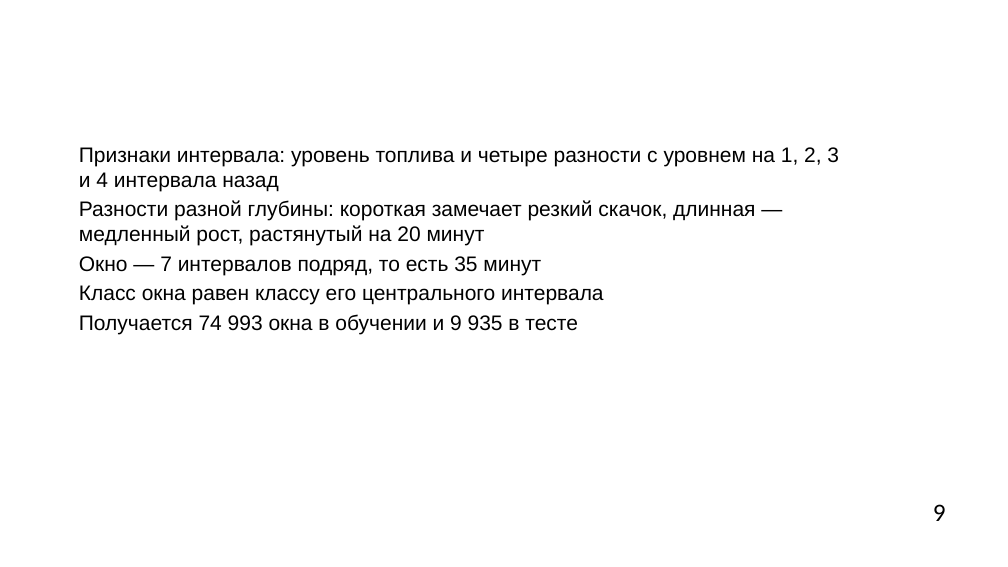
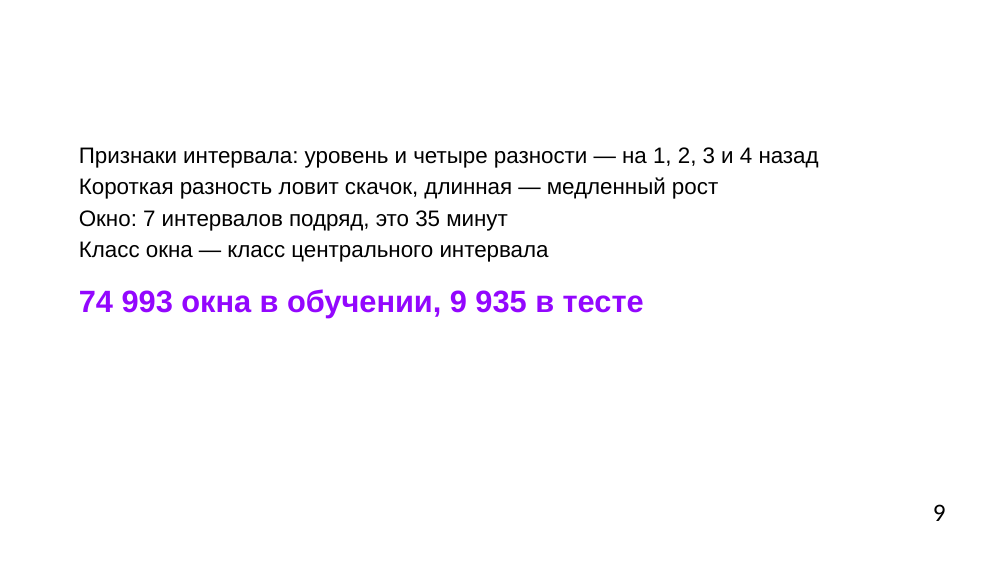
Before and after one commit to hehehelp123/fuel-refuel-lab, a slide deck: slide 9 of Лаба_заправки.pptx. Drawn at 1008x567 pixels with LibreOffice and Linux fonts; fonts in the diff are those of the drawing; background and template pictures are left out. Boxes give left, top, right and bottom in pixels: in the first picture for what was removed or moved away, otherwise in the second. Text is boxed around its words. In the diff, an @@ line names an element or a change of style, - is before the commit and + after.

```diff
--- a/Лаба_заправки.pptx
+++ b/Лаба_заправки.pptx
@@ text at (79,147,819,317): text changed; size 15 to 16 pt @@
-Признаки интервала: уровень топлива и четыре разности с уровнем на 1, 2, 3 и 4 интервала назад
-Разности разной глубины: короткая замечает резкий скачок, длинная — медленный рост, растянутый на 20 минут
-Окно — 7 интервалов подряд, то есть 35 минут
-Класс окна равен классу его центрального интервала
-Получается 74 993 окна в обучении и 9 935 в тесте
+Признаки интервала: уровень и четыре разности — на 1, 2, 3 и 4 назад
+Короткая разность ловит скачок, длинная — медленный рост
+Окно: 7 интервалов подряд, это 35 минут
+Класс окна — класс центрального интервала
+74 993 окна в обучении, 9 935 в тесте
```
Also in this commit, not shown: 14 other slides changed, 1 slide added, 1 slide removed, 6 other files.
